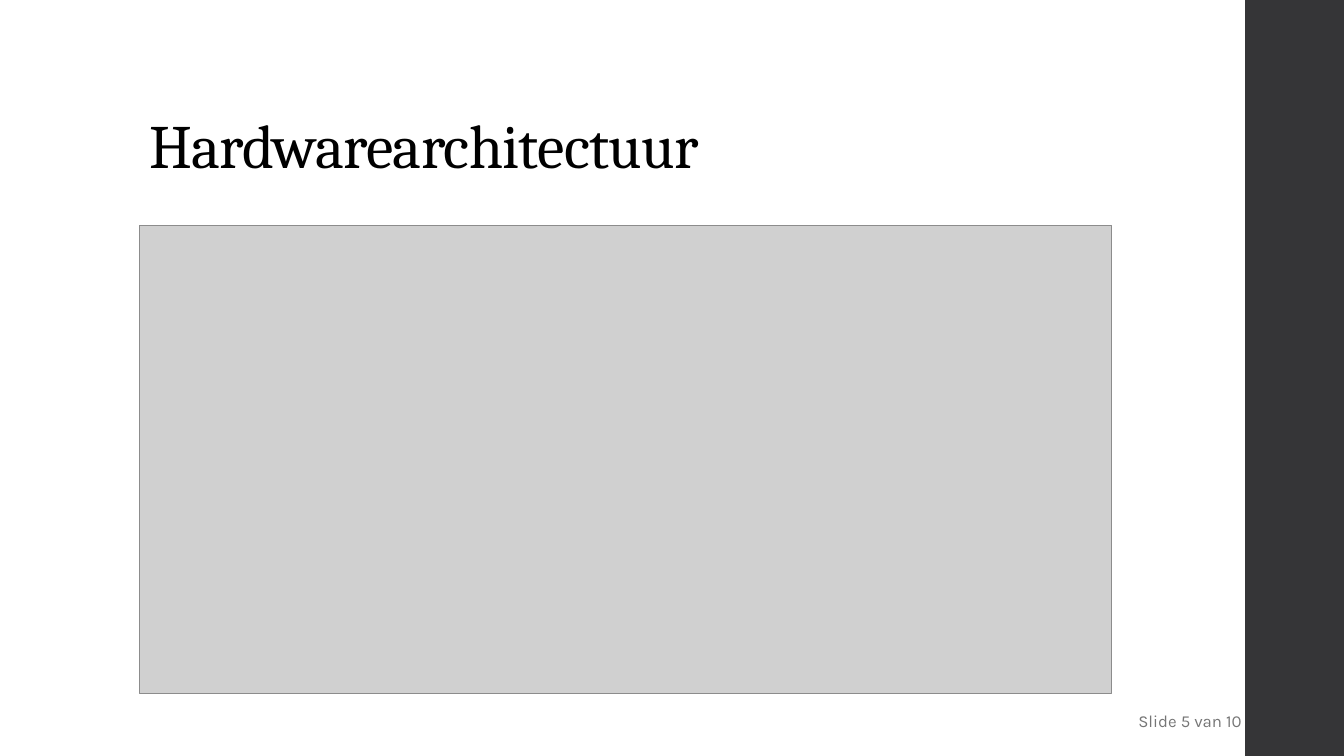
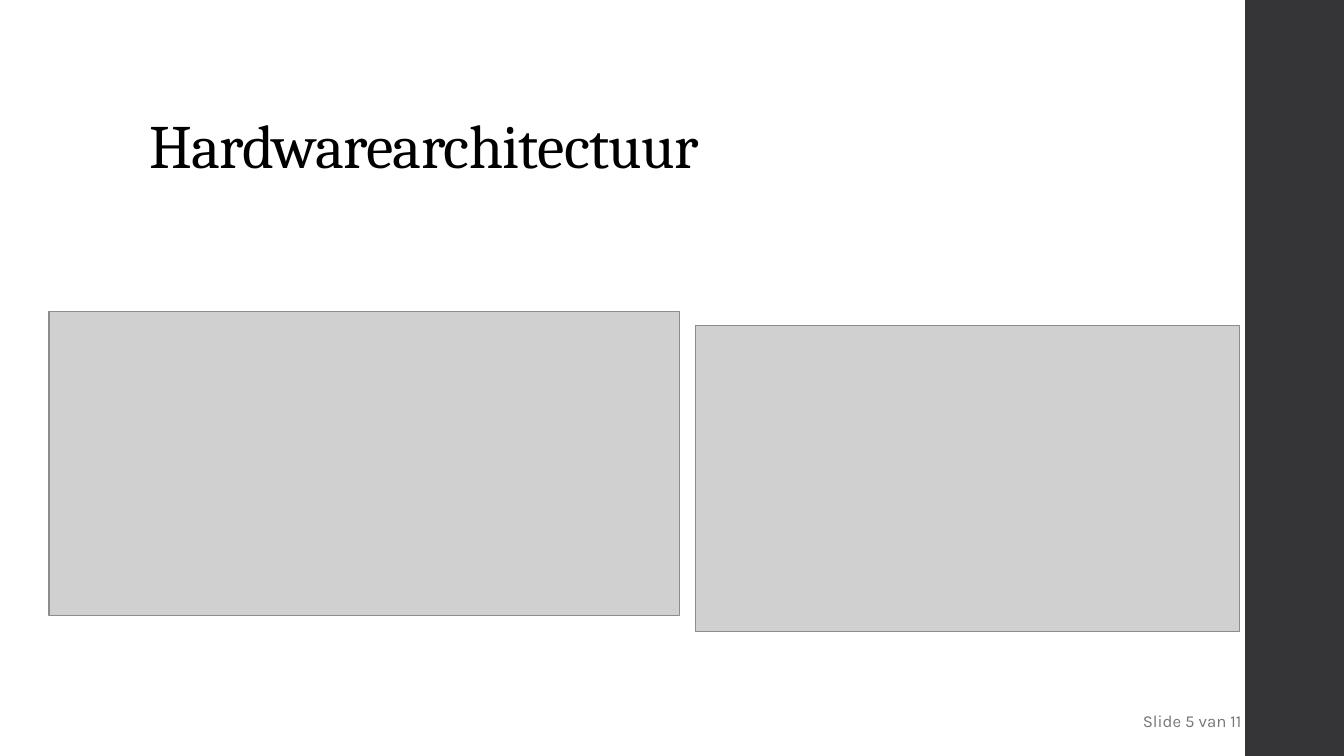
Before and after one commit to delamiro/Embedded-Stepper-Motor, a slide deck: slide 5 of docs/presentatie.odp. Drawn at 1344x756 pixels with LibreOffice and Linux fonts; fonts in the diff are those of the drawing; grey boxes stand for pictures. Boxes give left, top, right and bottom in pixels: in the first picture for what was removed or moved away, otherwise in the second. Text is boxed around its words. In the diff, an @@ line names an element or a change of style, - is before the commit and + after.

```diff
--- a/docs/presentatie.odp
+++ b/docs/presentatie.odp
@@ picture: place and size @@
-picture at bbox=[139, 225, 1112, 693]
+picture at bbox=[49, 312, 680, 615]
@@ picture added at bbox=[696, 326, 1239, 631] @@
@@ text at bbox=[1143, 715, 1241, 727]: text changed @@
-Slide 5 van 10
+Slide 5 van 11
```
Also in this commit, not shown: 2 other slides changed, 2 slides added, 2 slides removed.
